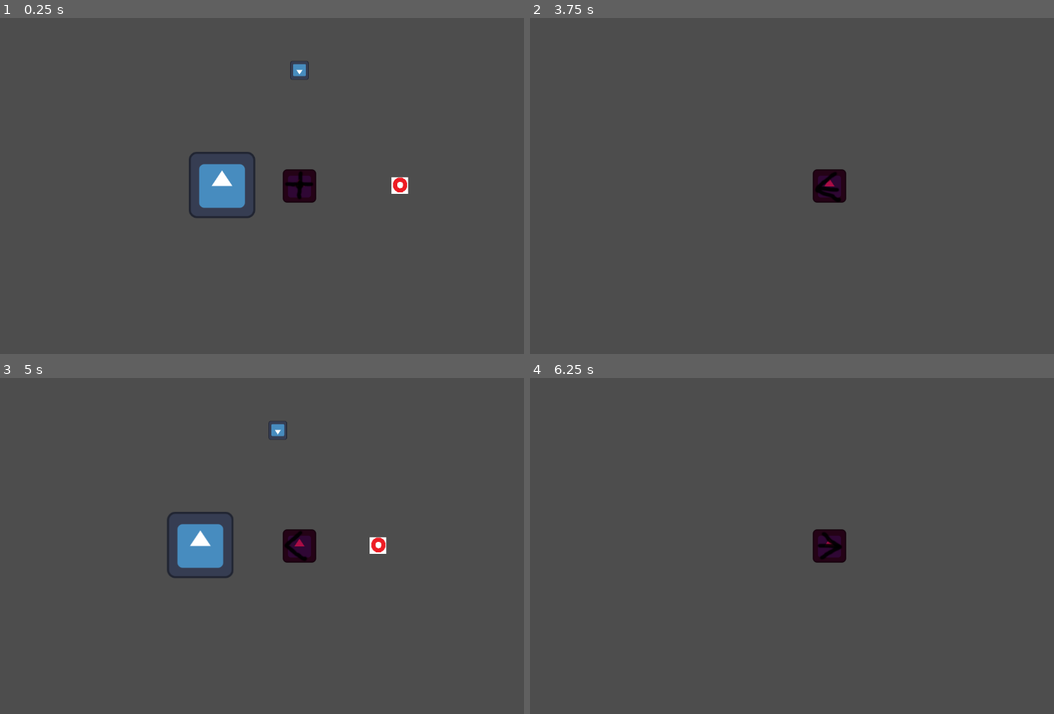
Above: before the commit, frames 1-4 (two rows, left to right).
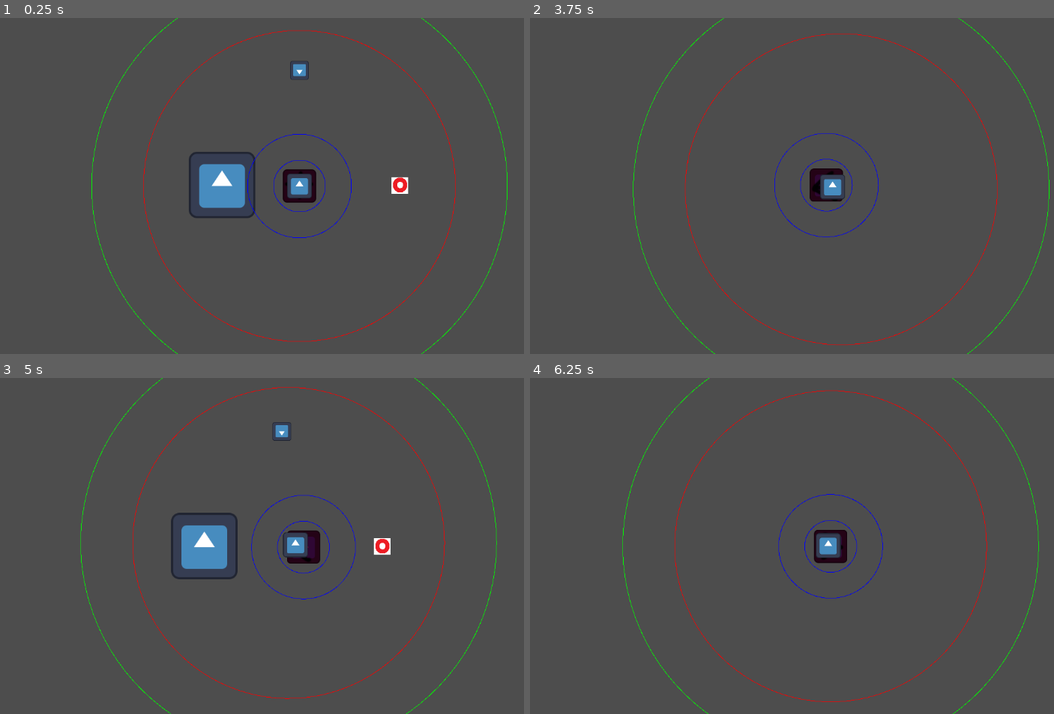
Above: after the commit, the same moments.

Repository: Tomko-Code/Relic-Seekers
Game: Godot game, scene res://src/mockup/test.tscn
Two runs of this game, one before a commit and one after it. Both use one fixed random seed, a clock stepped at 60 frames per second and the inputs below. The engine's default icon, where the game draws it, is replaced by a stand-in: a white triangle on a blue panel in a dark square.
Inputs (mouse positions are in pixels of both pictures, inside the frame that each line leads up to):
- Up to frame 1 (0.25 s): no input
- Up to frame 2 (3.75 s): tap Enter at 0.5 s; move the mouse to (959, 169) at 0.52 s; hold D (move_right) 0.53-1.28 s; move the mouse to (708, 202) at 1.27 s; hold S (move_down) 1.28-2.03 s; tap Space at 2 s; move the mouse to (891, 112) at 2.02 s; hold D (move_right) 2.03-2.78 s; move the mouse to (797, 253) at 2.77 s; hold W (move_up) 2.78-3.53 s; move the mouse to (1006, 236) at 3.52 s; hold A (move_left) from 3.53 s (still down)
- Up to frame 3 (5 s): keep holding A (move_left); move the mouse to (120, 495) at 4.27 s
- Up to frame 4 (6.25 s): move the mouse to (860, 546) at 5.02 s; release A (move_left) at 5.03 s; hold S (move_down) 5.03-5.78 s; move the mouse to (739, 462) at 5.77 s; hold D (move_right) from 5.78 s (still down)

The runs differ from the first frame. In frame 1, 1.5% of the frame differs, in the area x 17-97%, y 0-100%; in frame 2, 1.7%; in frame 3, 2.9%, in the area x 15-95%, y 0-100%; in frame 4, 1.6%.

Commit message:
camera (#14)
* camera

* small fixes

* debug tweaks

* added inner_zone

* remove debug print

Diff:
--- a/src/entities/player/player_entity.gd
+++ b/src/entities/player/player_entity.gd
@@ -3,12 +3,21 @@
 
 @export var _UserMovementComponent: UserMovementComponent
 @export var _AnimatedSpriteComponent: AnimatedSpriteComponent
-@export var Camera: Camera2D
 
 
 
 func _ready():
-	Camera.make_current()
+	var use_zones = true
+	var interpolate_camera_position = true
+	var camera_speed = 1
+	var near_zone = 300
+	var far_zone = 400
+	var inner_zone = 50
+	var debug_display = true
+
+	GameManager.attach_camera_to_node(self, use_zones,
+		interpolate_camera_position, camera_speed, near_zone, far_zone,
+		inner_zone, debug_display)
 
 
 func _physics_process(_delta):
--- a/src/entities/player/player_entity.tscn
+++ b/src/entities/player/player_entity.tscn
@@ -14,18 +14,15 @@
 [sub_resource type="RectangleShape2D" id="RectangleShape2D_kummr"]
 size = Vector2(32, 32)
 
-[node name="PlayerEntity" type="CharacterBody2D" node_paths=PackedStringArray("_UserMovementComponent", "_AnimatedSpriteComponent", "Camera")]
+[node name="PlayerEntity" type="CharacterBody2D" node_paths=PackedStringArray("_UserMovementComponent", "_AnimatedSpriteComponent")]
 z_index = 1
 collision_mask = 2
 script = ExtResource("1_7c5ui")
 _UserMovementComponent = NodePath("Components/UserMovementComponent")
 _AnimatedSpriteComponent = NodePath("Components/AnimatedSpriteComponent")
-Camera = NodePath("Camera")
 
 [node name="Hitbox" type="CollisionShape2D" parent="."]
 shape = SubResource("RectangleShape2D_eip8d")
-
-[node name="Camera" type="Camera2D" parent="."]
 
 [node name="bc" type="Sprite2D" parent="."]
 modulate = Color(0.666667, 0.0509804, 0.270588, 1)
--- a/src/globals/game_manager.gd
+++ b/src/globals/game_manager.gd
@@ -3,6 +3,8 @@
 enum GAME_STATES {MENU, GAME, TRANSITION}
 var GAME_STATE: GAME_STATES = GAME_STATES.MENU
 var current_scene = null
+
+var game_camera = load("res://src/other/FollowCamera.tscn").instantiate()
 
 var loaded_scenes = {}
 
@@ -49,6 +51,17 @@
 
 	scene.queue_free()
 
+func attach_camera_to_node(target_node: Node, _use_zones: bool = true,
+	_interpolate_distance_from_mouse: bool = true, _speed: float = 3,
+	_near_zone: float = 300, _far_zone: float = 400, _inner_zone: float = 0,
+	_draw_debug: bool = false):
+	await get_tree().process_frame
+	if game_camera.get_parent():
+		game_camera.get_parent().remove_child(game_camera)
+	target_node.add_child(game_camera)
+	game_camera.initialize(_use_zones, _interpolate_distance_from_mouse, _speed, _near_zone,
+		_far_zone, _inner_zone, _draw_debug)
+
 # just for quick test proly should be inside Menu !
 # states maby not needed here !
 func _input(event):
--- /dev/null
+++ b/src/other/FollowCamera.tscn
@@ -0,0 +1,15 @@
+[gd_scene load_steps=3 format=3 uid="uid://jumgdbiwdj0i"]
+
+[ext_resource type="Script" path="res://src/other/follow_camera.gd" id="1_g4usv"]
+[ext_resource type="Texture2D" uid="uid://dayf0y6nyidev" path="res://icon.svg" id="2_dixgj"]
+
+[node name="FollowCamera" type="Node2D"]
+script = ExtResource("1_g4usv")
+
+[node name="CursorLayer" type="CanvasLayer" parent="."]
+
+[node name="Cursor" type="Sprite2D" parent="CursorLayer"]
+scale = Vector2(0.375, 0.375)
+texture = ExtResource("2_dixgj")
+
+[node name="Camera2D" type="Camera2D" parent="."]
--- /dev/null
+++ b/src/other/follow_camera.gd
@@ -0,0 +1,87 @@
+extends Node2D
+
+#TODO: support multiple zones, with different, inner/far_near zones
+
+@onready var Cursor = $CursorLayer/Cursor
+@onready var Camera = $Camera2D
+
+var speed = 30
+
+var near_zone = 300
+var far_zone = 400
+var inner_zone = 100
+
+var intermediate_zone = far_zone - near_zone
+
+var draw_zones = true
+
+var use_zones = true
+var interpolate_distance_from_mouse = true
+
+
+var last_offset = Vector2.ZERO
+
+func initialize(_use_zones: bool = true, _interpolate_distance_from_mouse: bool = true,
+			_speed = 3, _near_zone = 300, _far_zone = 400, _inner_zone = 0, _draw_debug = false):
+	speed = _speed
+	near_zone = _near_zone
+	far_zone = _far_zone
+	intermediate_zone = _far_zone - _near_zone
+	if _inner_zone == 0:
+		inner_zone = intermediate_zone
+	else:
+		inner_zone = _inner_zone
+
+	draw_zones = _draw_debug
+	Cursor.visible = _draw_debug
+
+	use_zones = _use_zones
+	interpolate_distance_from_mouse = _interpolate_distance_from_mouse
+
+	$CursorLayer/Cursor.position = get_viewport_rect().size / 2
+
+
+func _draw():
+	if draw_zones:
+		draw_arc(last_offset, near_zone, PI*2, 0, 100, Color(1, 0, 0), 1)
+		draw_arc(last_offset, far_zone, PI*2, 0, 100, Color(0, 1, 0), 1)
+		draw_arc(Vector2.ZERO, intermediate_zone, PI*2, 0, 100, Color(0, 0, 1), 1)
+		draw_arc(Vector2.ZERO, inner_zone, PI*2, 0, 100, Color(0, 0, 1), 1)
+		draw_line(Camera.position, last_offset, Color(1,1,0), 1)
+
+func _process(delta):
+	var mouse_pos = Cursor.get_global_mouse_position()
+	var screen_center = get_viewport_rect().size / 2
+
+	if use_zones:
+		var offset = mouse_pos - screen_center
+
+		offset = offset.normalized() * max(0, offset.length() - near_zone)
+		offset = offset.normalized() * (offset.length() / intermediate_zone) * inner_zone
+
+
+
+		if offset.length() < 1:
+			if interpolate_distance_from_mouse:
+				Cursor.position = Cursor.position.lerp(screen_center, speed * delta)
+				Camera.position = Camera.position.lerp(Vector2.ZERO, speed * delta)
+
+			else:
+				Cursor.position = screen_center
+				Camera.position = Vector2.ZERO
+		else:
+			if offset.length() > inner_zone:
+				#offset = offset.normalized() * intermediate_zone
+				offset = offset.normalized() * inner_zone
+			if interpolate_distance_from_mouse:
+				Cursor.position = Cursor.position.lerp(screen_center + offset, speed * delta)
+				Camera.position = Camera.position.lerp(Vector2.ZERO + offset, speed * delta)
+			else:
+				Cursor.position = screen_center + offset
+				Camera.position = Vector2.ZERO + offset
+		last_offset = offset
+		if draw_zones:
+			queue_redraw()
+	else:
+		Cursor.position = screen_center
+		Camera.position = Vector2.ZERO
